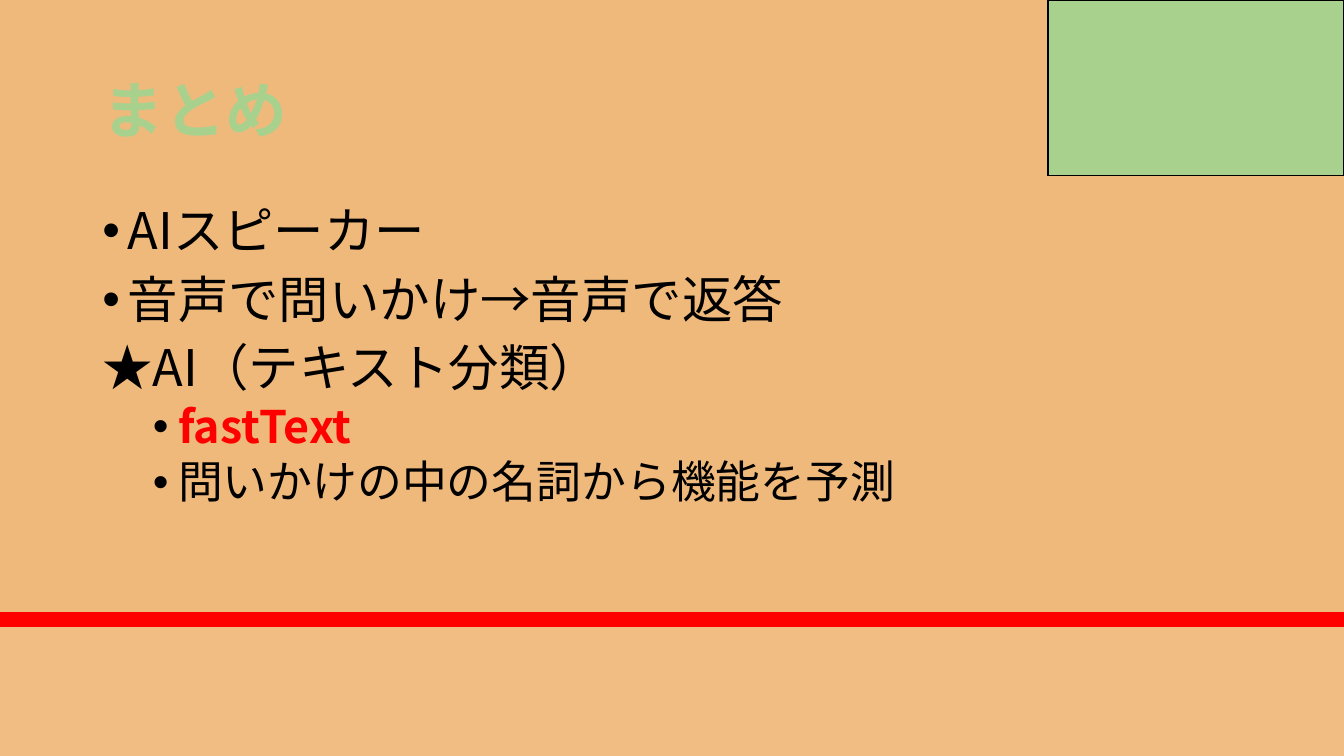
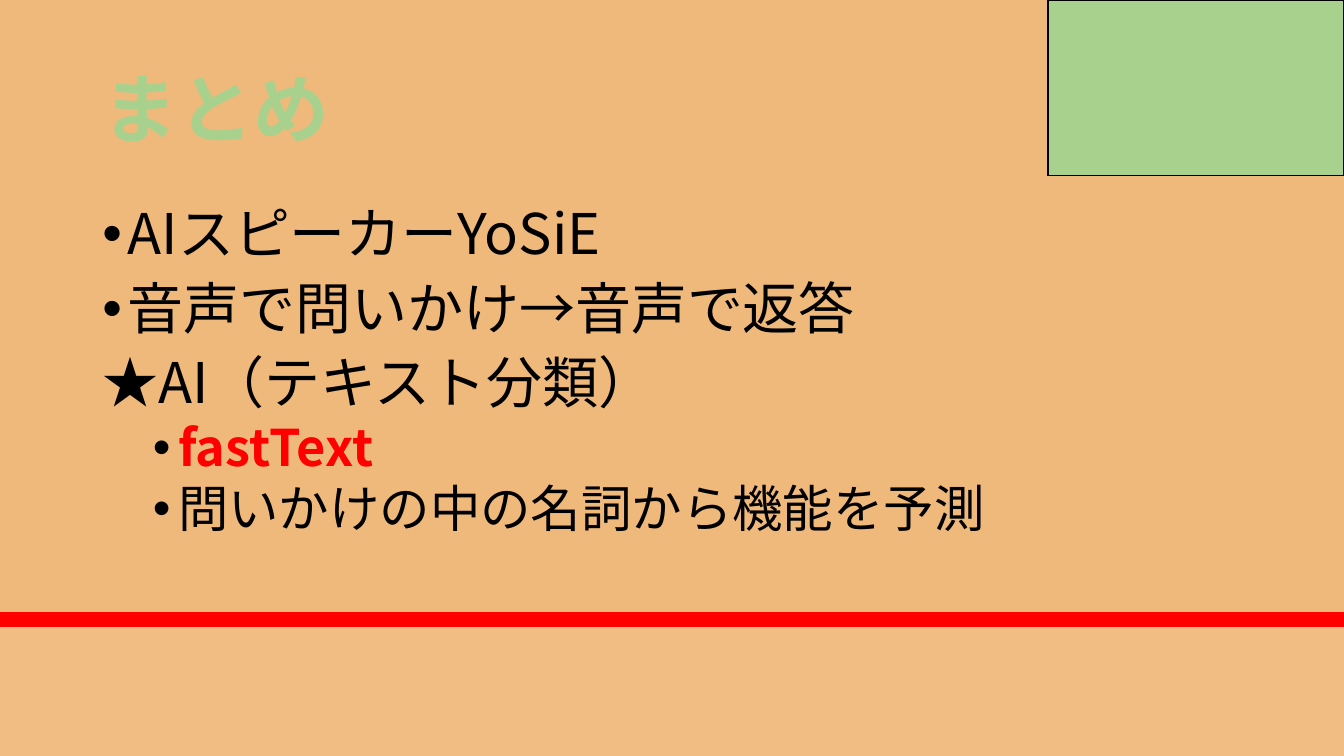
Before and after one commit to RikiishiSuzunosuke/AIspeaker_yosie, a slide deck: slide 29 of presentation/AIスピーカー開発_3_main.pptx. Drawn at 1344x756 pixels with LibreOffice and Linux fonts; fonts in the diff are those of the drawing. Boxes give left, top, right and bottom in pixels: in the first picture for what was removed or moved away, otherwise in the second. Text is boxed around its words. In the diff, an @@ line names an element or a change of style, - is before the commit and + after.

Commit message:
ppt update

```diff
--- a/presentation/AIスピーカー開発_3_main.pptx
+++ b/presentation/AIスピーカー開発_3_main.pptx
@@ text at (x1=128, y1=208, x2=601, y2=256): text changed; size 36 to 40 pt @@
-• AIスピーカー
+• AIスピーカーYoSiE
@@ text at (x1=102, y1=281, x2=984, y2=531): size 36 to 40 pt in "音声で問いかけ→音声で返答", "★AI（テキスト分類）"; size 32 to 36 pt in "fastText", "問いかけの中の名詞から機能を予測" @@
```
Also in this commit, not shown: 30 other slides changed.
